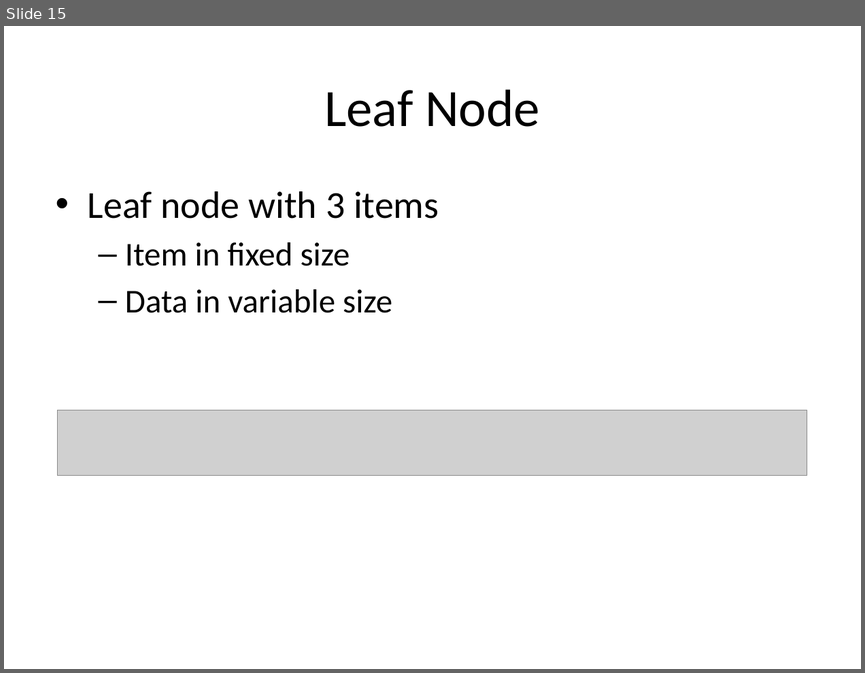
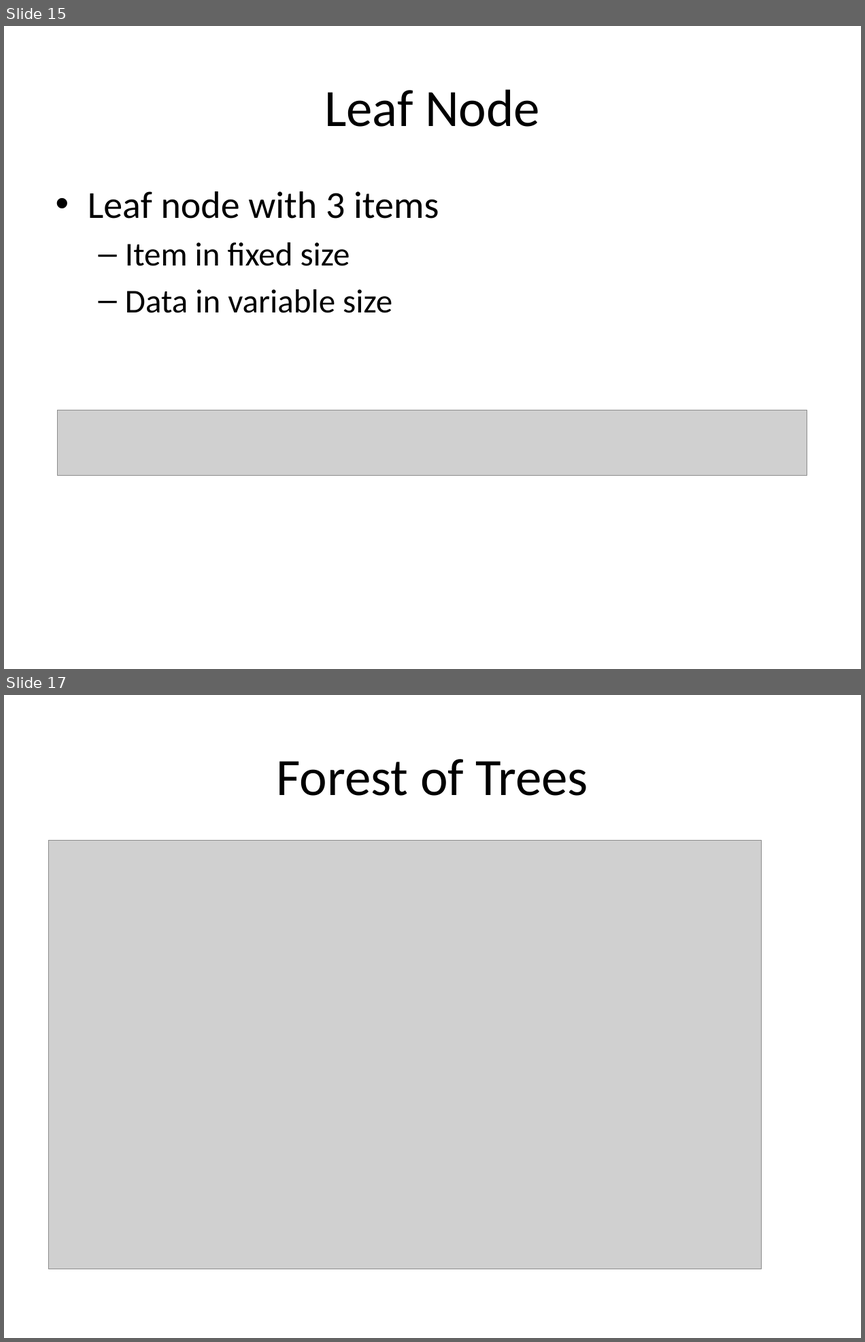
Before and after one commit to liujinmarshall/btrfs-doc, a slide deck: Bacik.pptx. Shown one above the other, each under a label of ours: slide 15 before the commit, slides 15 and 17 after it; the slides between them are not shown. The pictures are 865x673 and 865x1342 pixels, drawn with LibreOffice and Linux fonts; fonts in the diff are those of the drawing; grey boxes stand for pictures. Boxes give left, top, right and bottom in pixels: in the first picture for what was removed or moved away, otherwise in the second. Text is boxed around its words. In the diff, an @@ line names an element or a change of style, - is before the commit and + after.

Commit message:
Terms Forest

```diff
--- a/Bacik.pptx
+++ b/Bacik.pptx
@@ slide 17 added at box(4, 695, 861, 1338), background #FFFFFF @@
@@ title added at box(277, 759, 587, 796), 44 pt, text #000000 @@
+Forest of Trees
@@ picture added at box(49, 840, 762, 1268) @@
```
Also in this commit, not shown: 1 slide changed, 4 other slides added.
